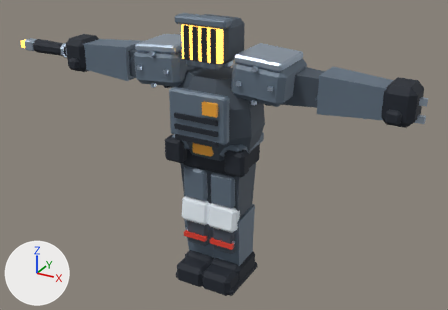
What one commit did to the FBX model Assets/_Project/Content/Models/Robots/R16_Warden.fbx.
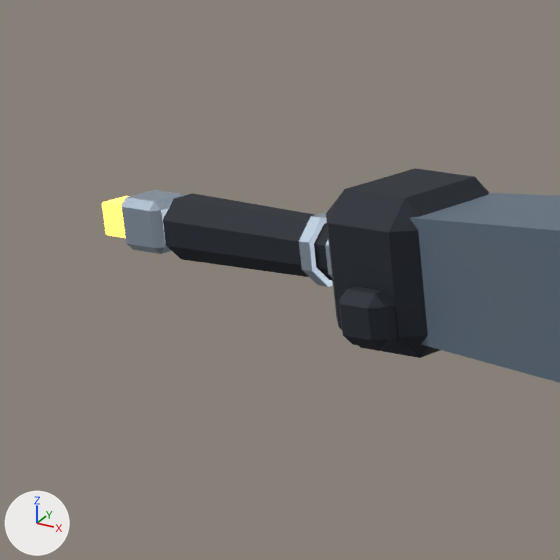
The first picture shows the older version from a 50 mm lens placed at (1.84, -3.26, 2.55), pointed at (-0.01, 0.11, 0.87). The close-ups show the older and then the newer version on the part from 0% to 25% of the width and 0% to 36% of the height of that picture. Only the edits that show in the close-ups are written down. Lighting does not change. The marker at lower left points along +X, +Y and +Z. Where no turn or scale is listed for an object, it has been applied to the vertices.

Before the edit, the objects in view are built like this:
```python
me_r16_warden = bpy.data.meshes.new('R16_Warden')
me_r16_warden.from_pydata(...)  # 1348 vertices, 1390 faces; spans x -1.72..1.26, y -0.28..0.32, z 0.0..1.85
# faces by material slot: [128, 352, 584, 52, 218, 32, 12, 12]
me_r16_warden.materials.append(mat_r16_warden_base)  # greyish blue #46515d
me_r16_warden.materials.append(mat_r16_warden_panel)  # greyish blue #647484
me_r16_warden.materials.append(mat_r16_warden_dark)  # dark blue #1c232e
me_r16_warden.materials.append(mat_r16_warden_snow)  # white #e9f2f9
me_r16_warden.materials.append(mat_r16_warden_metal)  # pale blue #bacadb
me_r16_warden.materials.append(mat_r16_warden_yellow)  # orange #f4a936
me_r16_warden.materials.append(mat_r16_warden_red)  # red #e04030
me_r16_warden.materials.append(mat_r16_warden_warm)  # orange #ffba51, glowing orange #ffba51
ob_r16_warden = bpy.data.objects.new('R16_Warden', me_r16_warden)
ob_r16_warden.location = (0.0, 0.0, 0.0)
```
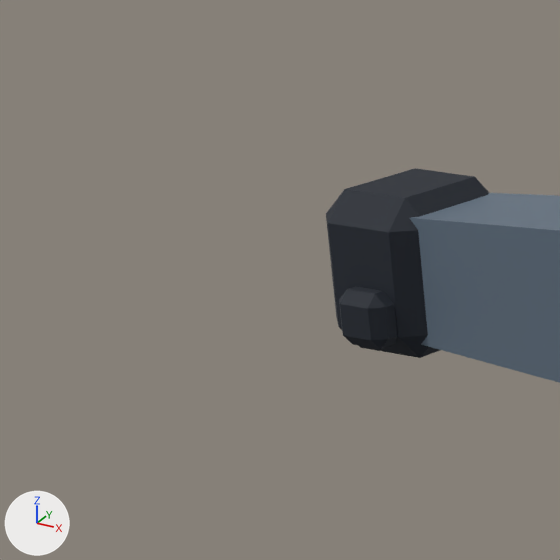
Where the change shows, as pixel boxes [x1, y1, x2, y2] in the close-ups (560 x 560 px):
'R16_Warden', reshaped: before [102, 168, 560, 383]; after [326, 168, 560, 383]
part 1 of me_r16_warden, deleted: before [102, 190, 333, 287]

The change, as a list of edits to the scene's bpy script:
```text
Change me_r16_warden:
    used by ob_r16_warden; location = (0.0, 0.0, 0.0)
    remove me_r16_warden.from_pydata(...)  # 1348 vertices, 1390 faces; spans x -1.72..1.26, y -0.28..0.32, z 0.0..1.85
    add me_r16_warden.from_pydata(...)  # 1216 vertices, 1294 faces; spans x -1.22..1.22, y -0.28..0.32, z 0.0..1.85
    me_r16_warden part 1: 9 loose pieces with 132 vertices, spanning x -1.72..1.26, y 0.0..0.14, z 1.34..1.51, are deleted
```
